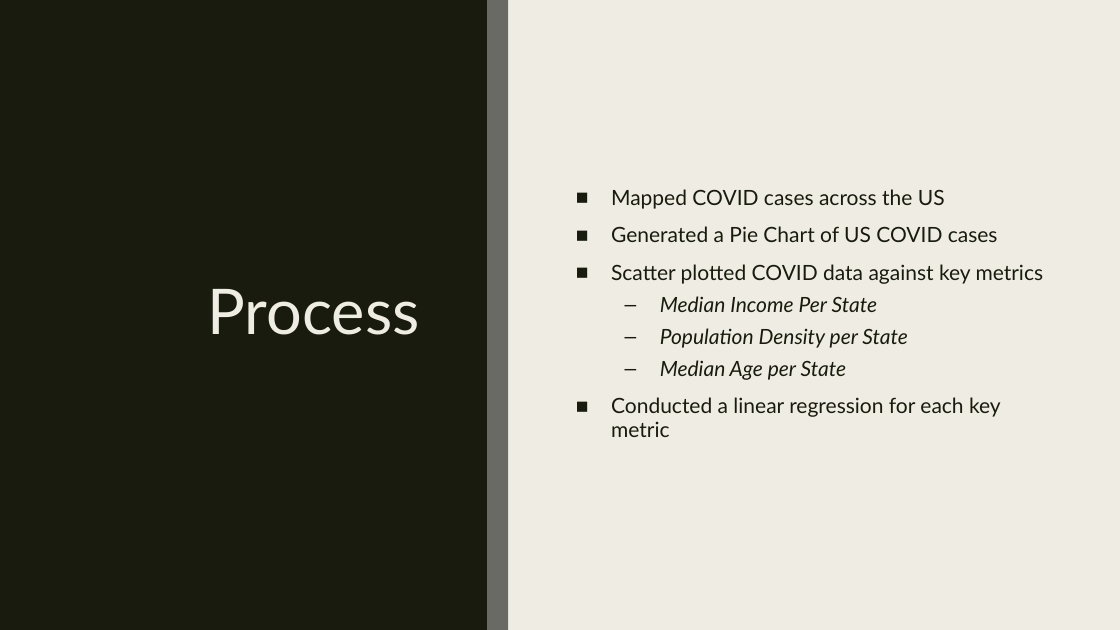
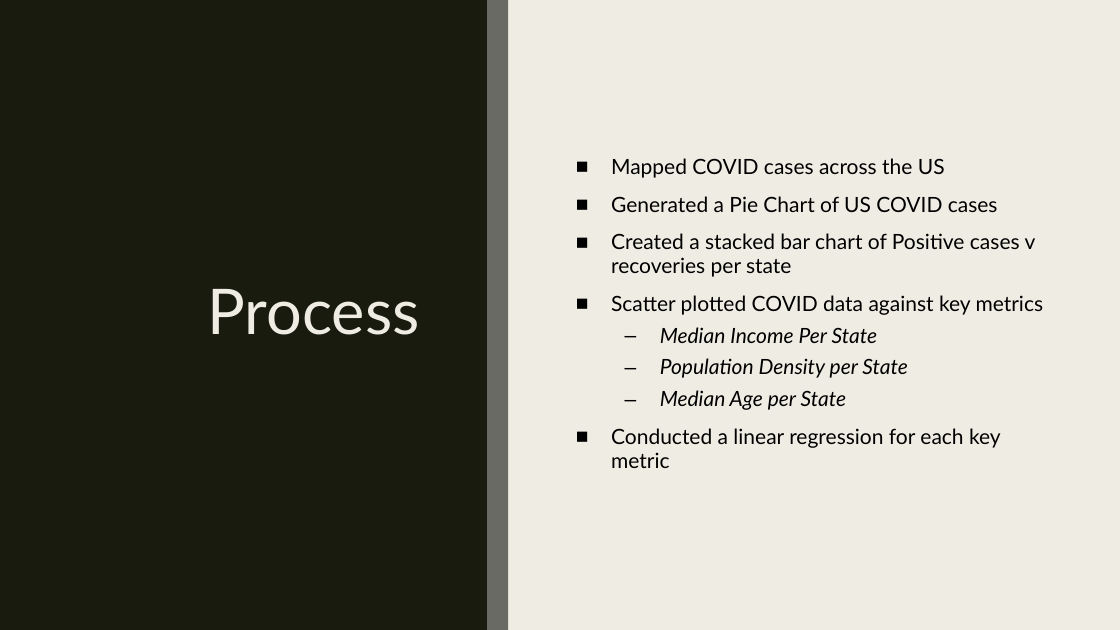
Before and after one commit to lcarbo/US_COVID_Project, a slide deck: slide 6 of COVID_Presentation.pptx. Drawn at 1120x630 pixels with LibreOffice and Linux fonts; fonts in the diff are those of the drawing. Boxes give left, top, right and bottom in pixels: in the first picture for what was removed or moved away, otherwise in the second. Text is boxed around its words. In the diff, an @@ line names an element or a change of style, - is before the commit and + after.

```diff
--- a/COVID_Presentation.pptx
+++ b/COVID_Presentation.pptx
@@ text at (x1=611, y1=158, x2=1044, y2=468): text colour #191B0E to #000000 in "Mapped COVID cases across the US", "Generated a Pie Chart of US COVID ...", "Scatter plotted COVID data against key metrics", "Median Income Per State" and 3 more places @@
@@ text at (x1=611, y1=233, x2=1036, y2=277): paragraph added @@
+■ Created a stacked bar chart of Positive cases v recoveries per state
```
Also in this commit, not shown: 7 other slides changed, 1 slide added.
